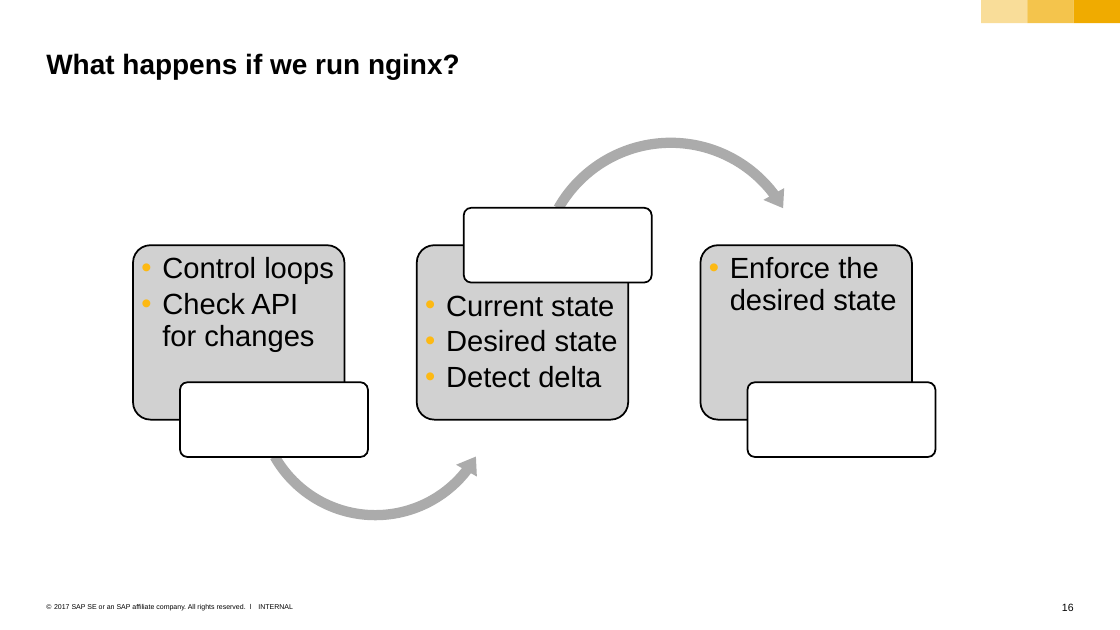
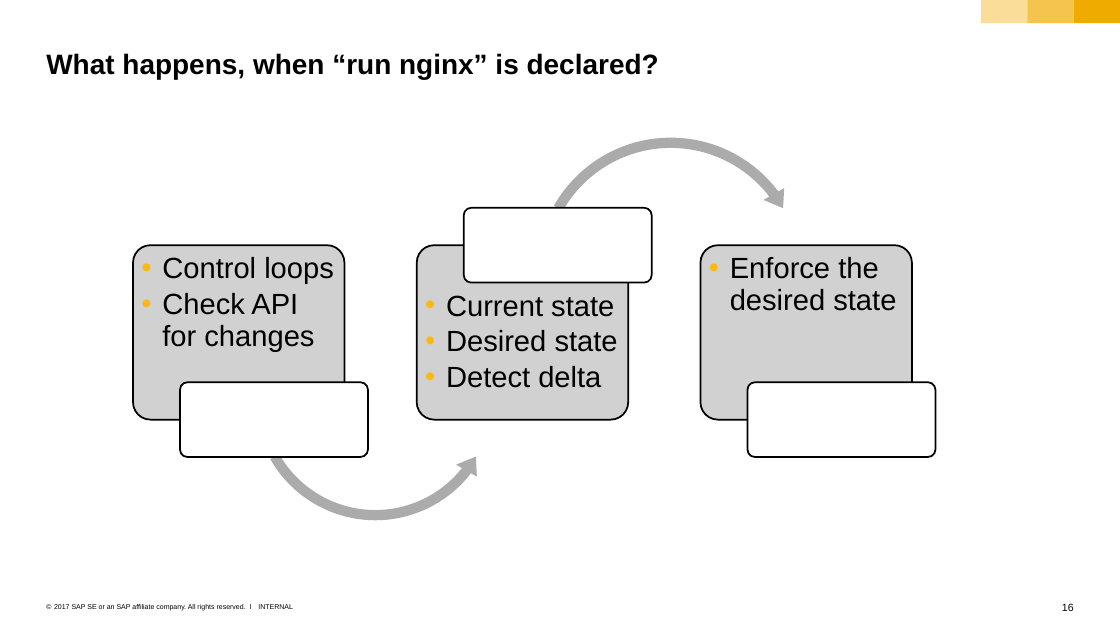
Before and after one commit to cuijiyao01/docker-k8s-training, a slide deck: slide 16 of kubernetes/01_k8s_core_components.pptx. Drawn at 1120x630 pixels with LibreOffice and Linux fonts; fonts in the diff are those of the drawing. Boxes give left, top, right and bottom in pixels: in the first picture for what was removed or moved away, otherwise in the second. Text is boxed around its words. In the diff, an @@ line names an element or a change of style, - is before the commit and + after.

```diff
--- a/kubernetes/01_k8s_core_components.pptx
+++ b/kubernetes/01_k8s_core_components.pptx
@@ title at box(46, 53, 659, 79): text changed @@
-What happens if we run nginx?
+What happens, when “run nginx” is declared?
```
Also in this commit, not shown: 4 other slides changed.
